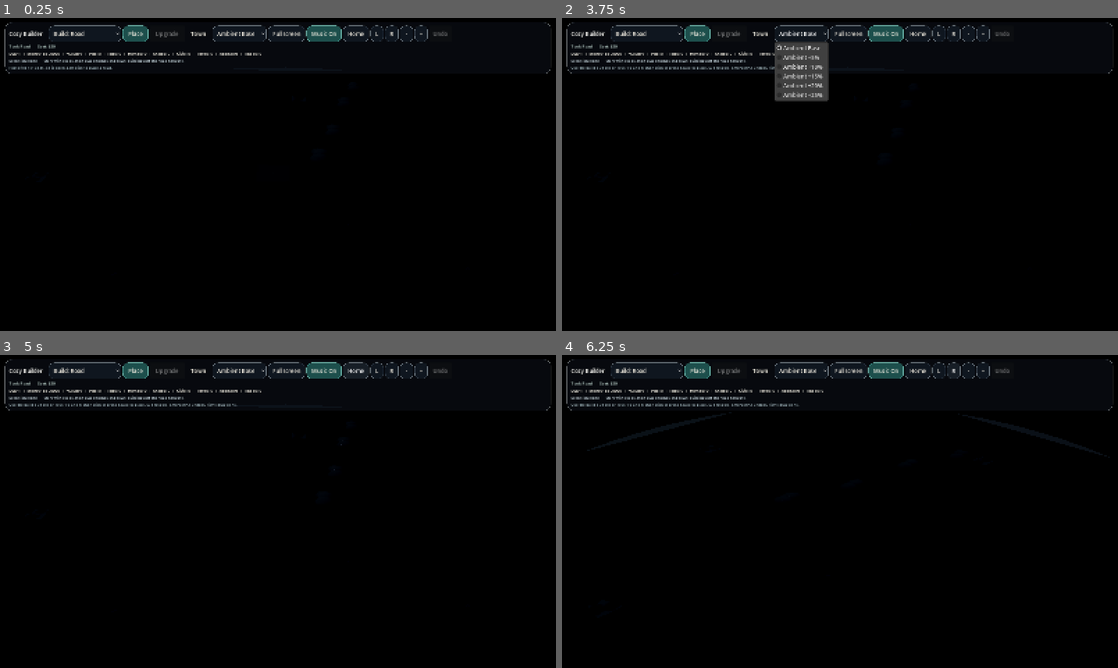
Above: before the commit, frames 1-4 (two rows, left to right).
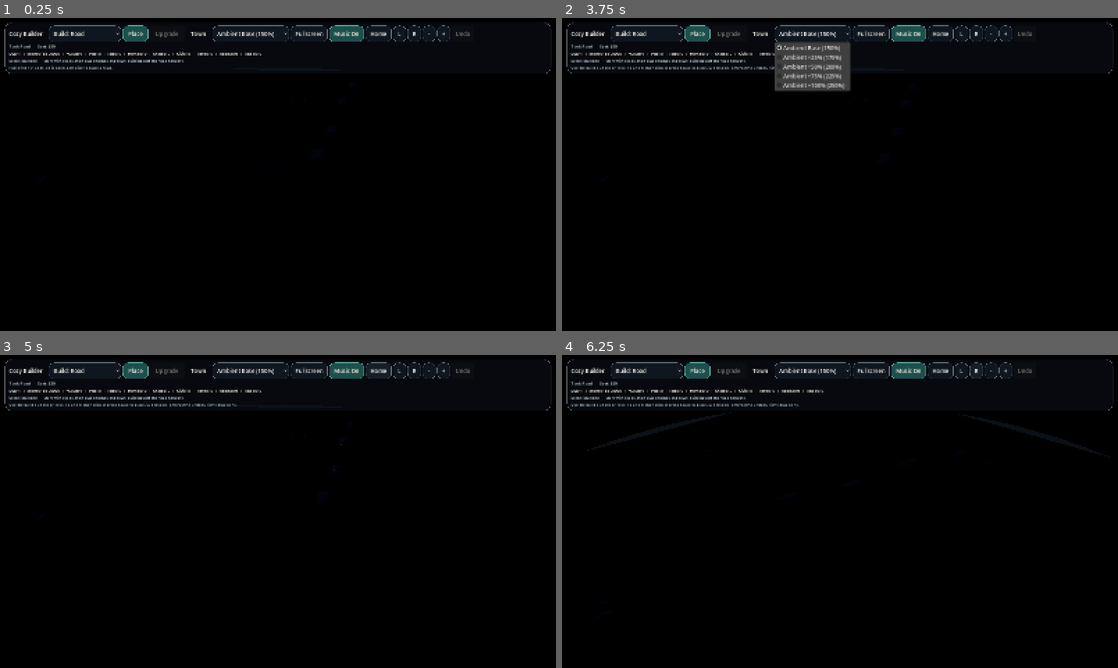
Above: after the commit, the same moments.

Repository: johnswaffles/my-backend-api
Game: Godot game, scene res://scenes/main_scene.tscn
The game is run twice, just before and just after one commit, with the same random seed, the same clock (stepped at 60 frames per second) and the same inputs.
Inputs (mouse positions are in pixels of both pictures, inside the frame that each line leads up to):
- Up to frame 1 (0.25 s): no input
- Up to frame 2 (3.75 s): click (801, 33) at 0.5 s, where only the run before the commit has a clickable "Ambient Base"; click "Build: Road" at 1.25 s; click "Place" at 2 s; click "Town" at 2.75 s; click (812, 33) at 3.5 s, where only the run after the commit has a clickable "Ambient Base (150%)"
- Up to frame 3 (5 s): click "Home" at 4.25 s
- Up to frame 4 (6.25 s): click "L" at 5 s; click "R" at 5.75 s

The runs differ from the first frame. In frame 1, 0.8% of the frame differs, in the area x 46-85%, y 2-8%; in frame 2, 2.0%, in the area x 38-85%, y 2-27%; in frame 3, 0.8%; in frame 4, 0.8%.

Commit message:
Raise ambient baseline and reopen control range

Diff:
--- a/cozy-builder-godot/scenes/Main.tscn
+++ b/cozy-builder-godot/scenes/Main.tscn
@@ -18,7 +18,7 @@
 sky = SubResource("2")
 ambient_light_source = 3
 ambient_light_color = Color(0.016, 0.022, 0.034, 1)
-ambient_light_energy = 0.01
+ambient_light_energy = 0.015
 reflected_light_source = 1
 tonemap_mode = 2
 glow_enabled = true
--- a/cozy-builder-godot/scenes/lighting_controller.tscn
+++ b/cozy-builder-godot/scenes/lighting_controller.tscn
@@ -18,7 +18,7 @@
 sky = SubResource("2")
 ambient_light_source = 3
 ambient_light_color = Color(0.016, 0.022, 0.034, 1)
-ambient_light_energy = 0.01
+ambient_light_energy = 0.015
 reflected_light_source = 1
 tonemap_mode = 2
 glow_enabled = true
--- a/cozy-builder-godot/scripts/building_system.gd
+++ b/cozy-builder-godot/scripts/building_system.gd
@@ -109,12 +109,11 @@
 const SAVE_PATH := "user://cozy_builder_save.json"
 const MUSIC_STREAM_PATH := "res://assets/audio/Sunrise Over Tiny Blocks (2).mp3"
 const AMBIENT_LIGHT_PRESETS := [
-	{"label": "Ambient Base", "scale": 1.0},
-	{"label": "Ambient +5%", "scale": 1.05},
-	{"label": "Ambient +10%", "scale": 1.1},
-	{"label": "Ambient +15%", "scale": 1.15},
-	{"label": "Ambient +20%", "scale": 1.2},
-	{"label": "Ambient +25%", "scale": 1.25},
+	{"label": "Ambient Base (150%)", "scale": 1.5},
+	{"label": "Ambient +25% (175%)", "scale": 1.75},
+	{"label": "Ambient +50% (200%)", "scale": 2.0},
+	{"label": "Ambient +75% (225%)", "scale": 2.25},
+	{"label": "Ambient +100% (250%)", "scale": 2.5},
 ]
 const PROPERTY_FRONT_SETBACK := 1.0
 const PROPERTY_FRONT_SETBACK_BY_TOOL := {
@@ -262,7 +261,7 @@
 var _music_player: AudioStreamPlayer
 var _music_button: Button
 var _ambient_dropdown: OptionButton
-var _ambient_light_scale := 1.0
+var _ambient_light_scale := 1.5
 var _music_enabled := true
 
 
@@ -710,7 +709,7 @@
 
 
 func _set_ambient_light_scale(scale: float) -> void:
-	_ambient_light_scale = clampf(scale, 1.0, 1.25)
+	_ambient_light_scale = clampf(scale, 1.5, 2.5)
 	_update_day_night_visuals()
 	_refresh_tool_ui()
 
@@ -2465,7 +2464,7 @@
 	_day = int(data.get("day", 1))
 	_simulation_clock = float(data.get("clock", 0.0))
 	_build_tool = str(data.get("build_tool", BUILD_TOOL_ROAD))
-	_set_ambient_light_scale(maxf(1.0, float(data.get("ambient_light_scale", 1.0))))
+	_set_ambient_light_scale(maxf(1.5, float(data.get("ambient_light_scale", 1.5))))
 	var focus_data: Array = data.get("focus", [0.0, 0.0, 0.0])
 	if focus_data.size() == 3:
 		_target_focus = Vector3(float(focus_data[0]), float(focus_data[1]), float(focus_data[2]))
@@ -2522,7 +2521,7 @@
 	_day = 1
 	_simulation_clock = 0.0
 	_build_tool = BUILD_TOOL_ROAD
-	_set_ambient_light_scale(1.0)
+	_set_ambient_light_scale(1.5)
 	_variant_cycle.clear()
 	_loaded_save = false
 	_reset_camera_view()
--- a/cozy-builder-godot/scripts/main.gd
+++ b/cozy-builder-godot/scripts/main.gd
@@ -1627,7 +1627,7 @@
 		env.background_mode = Environment.BG_SKY
 		env.background_color = sky_top.lerp(sky_horizon, 0.05)
 		env.ambient_light_color = sky_top
-		env.ambient_light_energy = 0.01 + warm_strength * 0.0015
+		env.ambient_light_energy = 0.015 + warm_strength * 0.0015
 		env.fog_enabled = false
 		env.fog_light_color = sky_horizon
 		env.fog_light_energy = 0.0
Not shown, changed: public/godot-playtest/index.html
Not shown, changed: public/godot-playtest/index.pck
